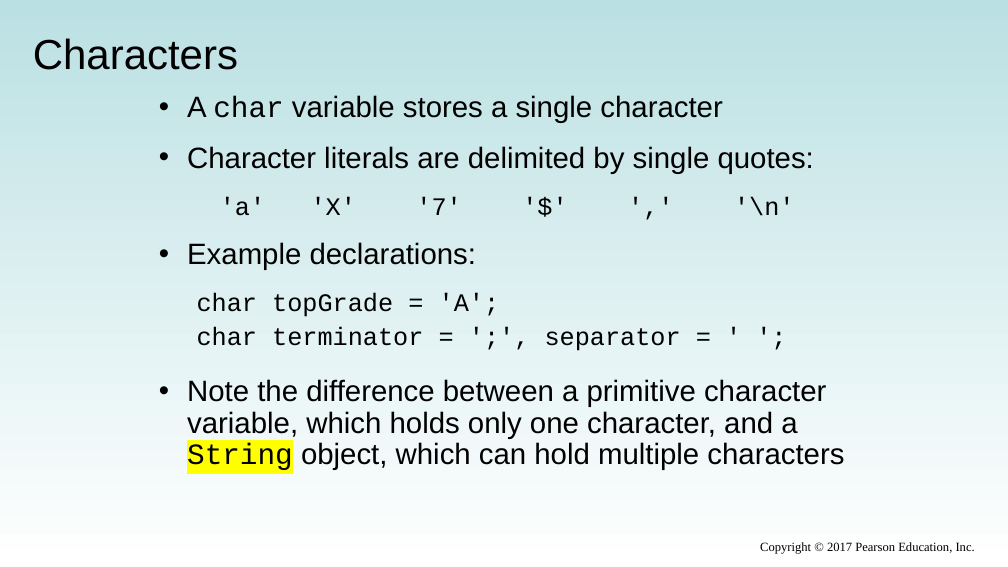
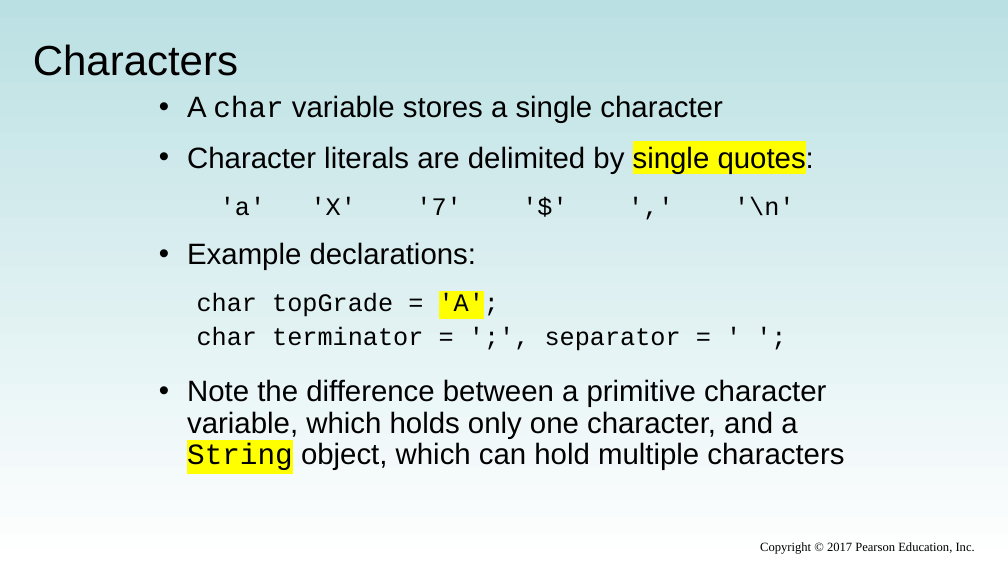
Before and after one commit to xiaoleibi/DMU26, a slide deck: slide 20 of ppt/Uge38 Datatype og expression (1).pptx (slide 24 before the commit). Drawn at 1008x567 pixels with LibreOffice and Linux fonts; fonts in the diff are those of the drawing. Boxes give left, top, right and bottom in pixels: in the first picture for what was removed or moved away, otherwise in the second. Text is boxed around its words. In the diff, an @@ line names an element or a change of style, - is before the commit and + after.

```diff
--- a/ppt/Uge38 Datatype og expression (1).pptx
+++ b/ppt/Uge38 Datatype og expression (1).pptx
@@ title "Characters": place and size @@
-title "Characters" at [33, 38, 238, 70]
+title "Characters" at [33, 44, 238, 76]
@@ text at [187, 144, 814, 320]: highlight none to #FFFF00 in "single quotes:", "'A';" @@
```
Also in this commit, not shown: 11 other slides changed, 2 slides added, 4 slides removed, 1 other file.
